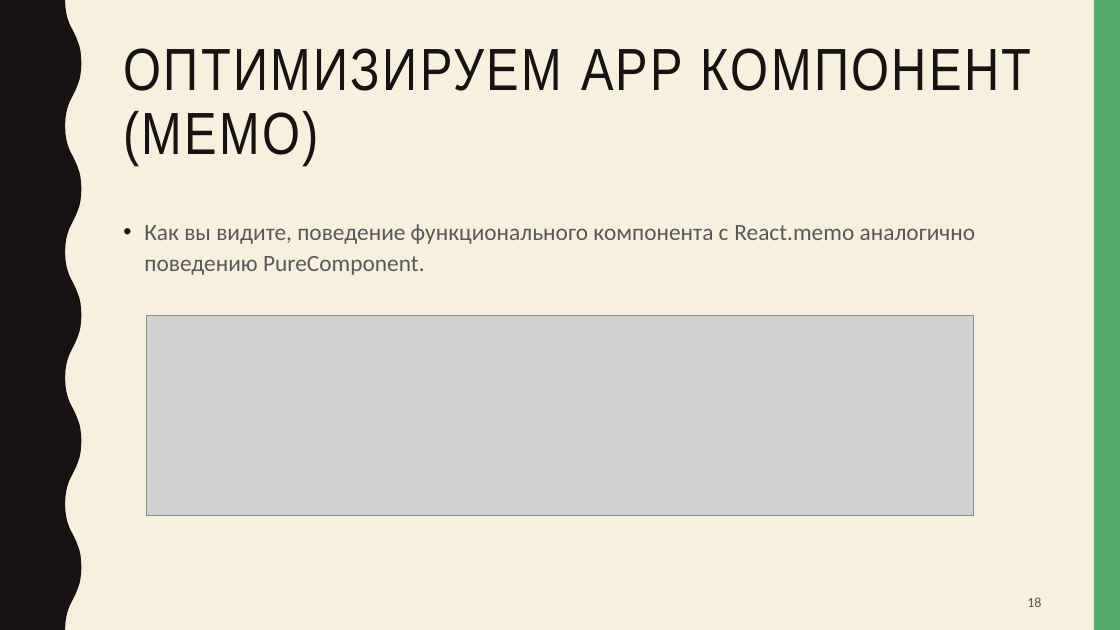
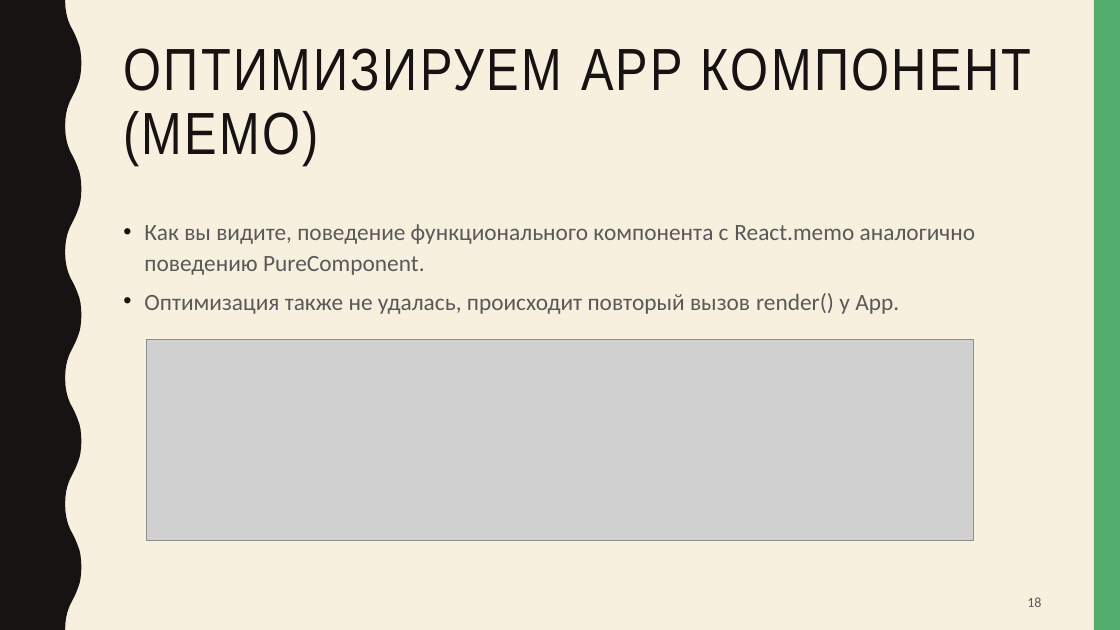
Before and after one commit to artem-gorokhovskii/PureComponent-VS-memo, a slide deck: slide 18 of PureComponent-vs-memo.pptx. Drawn at 1120x630 pixels with LibreOffice and Linux fonts; fonts in the diff are those of the drawing; grey boxes stand for pictures. Boxes give left, top, right and bottom in pixels: in the first picture for what was removed or moved away, otherwise in the second. Text is boxed around its words. In the diff, an @@ line names an element or a change of style, - is before the commit and + after.

Commit message:
small fixes in presentation

```diff
--- a/PureComponent-vs-memo.pptx
+++ b/PureComponent-vs-memo.pptx
@@ text at bbox=[144, 293, 899, 314]: paragraph added @@
+• Оптимизация также не удалась, происходит повторый вызов render() у App.
@@ picture: place and size @@
-picture at bbox=[146, 315, 974, 516]
+picture at bbox=[146, 339, 974, 540]
```
